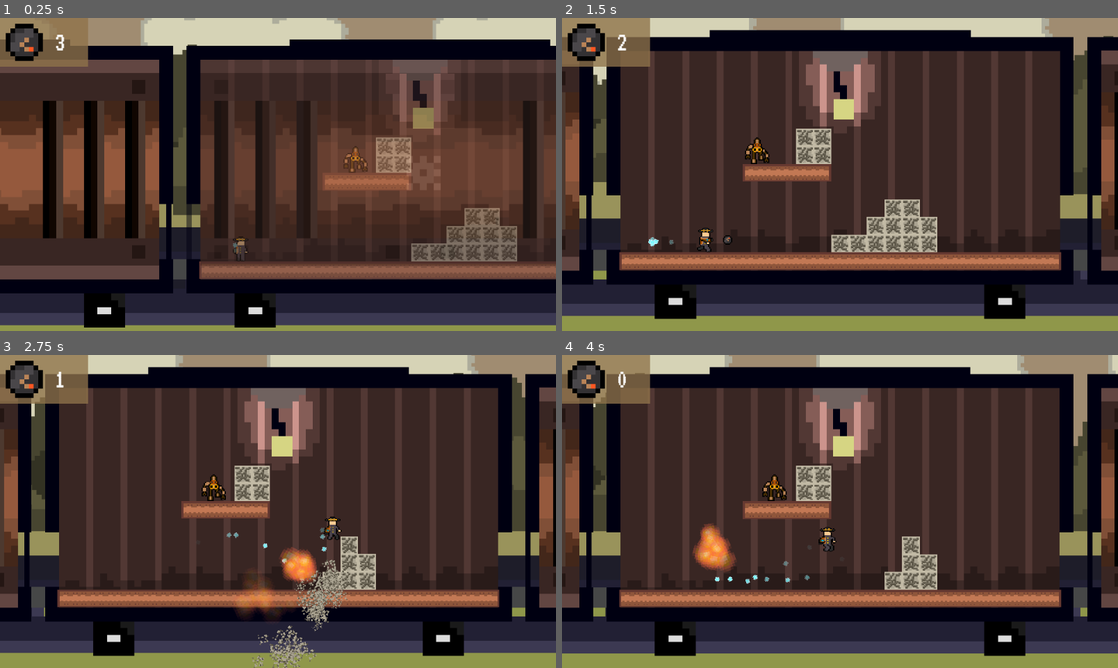
Above: before the commit, frames 1-4 (two rows, left to right).
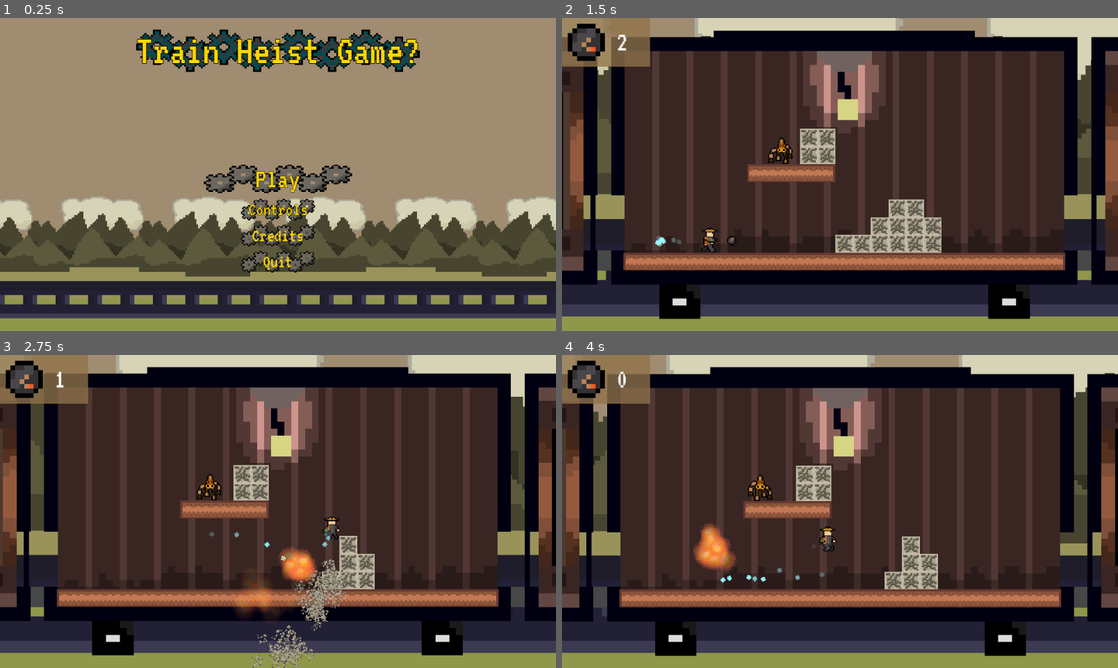
Above: after the commit, the same moments.

Repository: jordanbrotherton/GearDeRail
Game: Godot game, scene res://title.tscn
Two runs of this game, one before a commit and one after it. Both use one fixed random seed, a clock stepped at 60 frames per second and the inputs below. Before the commit the project starts from res://main.tscn.
Inputs (mouse positions are in pixels of both pictures, inside the frame that each line leads up to):
- Up to frame 1 (0.25 s): no input
- Up to frame 2 (1.5 s): click (840, 177) at 0.5 s, where only the run after the commit has a clickable "Play"; hold Right (ui_right) from 1.28 s (still down); tap X (bomb) at 1.35 s
- Up to frame 3 (2.75 s): keep holding Right (ui_right); tap Space (jump) at 1.52, 2.27 s; tap X (bomb) at 2.1 s
- Up to frame 4 (4 s): release Right (ui_right) at 2.78 s; hold Left (ui_left) 2.78-3.53 s; tap X (bomb) at 2.85, 3.6 s; hold Right (ui_right) from 3.53 s (still down); tap Space (jump) at 3.77 s

The runs differ from the first frame. In frame 1, 88% of the frame differs, in the area x 0-100%, y 0-99%; in frame 2, 23%; in frame 3, 9.5%; in frame 4, 5.9%.

Commit message:
Title screen finished, credit screen created

Diff:
--- /dev/null
+++ b/credits.tscn
@@ -0,0 +1,44 @@
+[gd_scene format=3 uid="uid://b0xxrxya1odmn"]
+
+[ext_resource type="FontFile" uid="uid://ke7n8a1sp4qv" path="res://VT323-Regular.ttf" id="1_c1t8d"]
+[ext_resource type="Texture2D" uid="uid://do4ymjmrsaabb" path="res://ts_button.png" id="2_g4wvt"]
+
+[sub_resource type="StyleBoxTexture" id="StyleBoxTexture_pjc1l"]
+texture = ExtResource("2_g4wvt")
+axis_stretch_horizontal = 2
+axis_stretch_vertical = 2
+
+[node name="Node2D" type="Node2D" unique_id=2113363014]
+
+[node name="Control" type="Control" parent="." unique_id=1019599964]
+layout_mode = 3
+anchors_preset = 0
+offset_right = 40.0
+offset_bottom = 40.0
+
+[node name="CanvasLayer" type="CanvasLayer" parent="Control" unique_id=512799610]
+
+[node name="VBoxContainer" type="VBoxContainer" parent="Control/CanvasLayer" unique_id=974392554]
+anchors_preset = 8
+anchor_left = 0.5
+anchor_top = 0.5
+anchor_right = 0.5
+anchor_bottom = 0.5
+offset_left = -61.5
+offset_top = -28.5
+offset_right = 61.5
+offset_bottom = 28.5
+grow_horizontal = 2
+grow_vertical = 2
+size_flags_horizontal = 6
+size_flags_vertical = 6
+
+[node name="Button" type="Button" parent="Control/CanvasLayer/VBoxContainer" unique_id=2032629593]
+layout_mode = 2
+theme_override_colors/font_color = Color(1, 0.84313726, 0, 1)
+theme_override_constants/outline_size = 2
+theme_override_constants/align_to_largest_stylebox = 4
+theme_override_fonts/font = ExtResource("1_c1t8d")
+theme_override_font_sizes/font_size = 48
+theme_override_styles/normal = SubResource("StyleBoxTexture_pjc1l")
+text = "Return"
--- /dev/null
+++ b/play.gd
@@ -0,0 +1,5 @@
+extends Button
+
+
+func _on_pressed() -> void:
+	get_tree().change_scene_to_file("res://main.tscn")
--- a/project.godot
+++ b/project.godot
@@ -11,7 +11,7 @@
 [application]
 
 config/name="GameJamJam"
-run/main_scene="uid://blcsvjos7srea"
+run/main_scene="uid://cfymdhmen1lx4"
 config/features=PackedStringArray("4.6")
 config/icon="uid://jt3mt6s8q5py"
 
--- a/title.tscn
+++ b/title.tscn
@@ -2,8 +2,9 @@
 
 [ext_resource type="FontFile" uid="uid://ke7n8a1sp4qv" path="res://VT323-Regular.ttf" id="1_oyqm6"]
 [ext_resource type="Texture2D" uid="uid://nbsmmjtu5le4" path="res://title_sprite.png" id="2_3xoar"]
-[ext_resource type="Texture2D" uid="uid://gtrdmag60x47" path="res://ts_buttons.png" id="2_kpexm"]
+[ext_resource type="Texture2D" uid="uid://do4ymjmrsaabb" path="res://ts_button.png" id="2_kpexm"]
 [ext_resource type="PackedScene" uid="uid://cgqyi8wgvf0iw" path="res://level/bg/background.tscn" id="4_mom7w"]
+[ext_resource type="Script" uid="uid://ncwu68rksecm" path="res://play.gd" id="5_mom7w"]
 
 [sub_resource type="StyleBoxTexture" id="StyleBoxTexture_7lgly"]
 texture = ExtResource("2_3xoar")
@@ -77,17 +78,22 @@
 text = "Train Heist Game?"
 horizontal_alignment = 1
 
+[node name="Label" type="Label" parent="CanvasLayer/Control/VBoxContainer" unique_id=29689563]
+layout_mode = 2
+theme_override_font_sizes/font_size = 108
+
 [node name="Play" type="Button" parent="CanvasLayer/Control/VBoxContainer" unique_id=2140620943]
 custom_minimum_size = Vector2(256, 0)
 layout_mode = 2
 size_flags_horizontal = 4
 theme_override_colors/font_color = Color(1, 0.84313726, 0, 1)
 theme_override_constants/outline_size = 2
-theme_override_constants/align_to_largest_stylebox = 100
+theme_override_constants/align_to_largest_stylebox = 1
 theme_override_fonts/font = ExtResource("1_oyqm6")
 theme_override_font_sizes/font_size = 48
 theme_override_styles/normal = SubResource("StyleBoxTexture_3xoar")
 text = "Play"
+script = ExtResource("5_mom7w")
 
 [node name="Controls" type="Button" parent="CanvasLayer/Control/VBoxContainer" unique_id=1479317543]
 custom_minimum_size = Vector2(128, 0)
@@ -128,3 +134,5 @@
 [node name="Camera2D" type="Camera2D" parent="." unique_id=1132156732]
 position = Vector2(50, 70)
 zoom = Vector2(8, 8)
+
+[connection signal="pressed" from="CanvasLayer/Control/VBoxContainer/Play" to="CanvasLayer/Control/VBoxContainer/Play" method="_on_pressed"]
Not shown, added: play.gd.uid
Binary file changed: title_sprite.png
Binary file added: ts_button.png
Not shown, changed: ts_button.png.import
Binary file removed: ts_buttons.png
